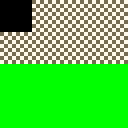
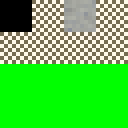
Layers edited between the first and the second 128 × 128 image:
painted on "dust" over [64, 0, 96, 32]
